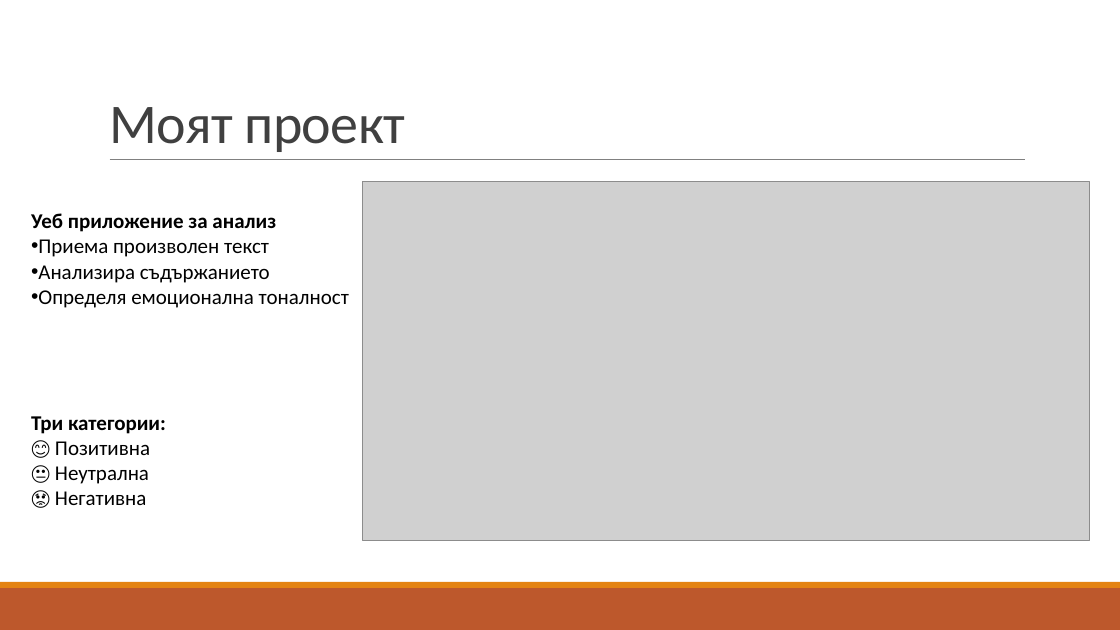
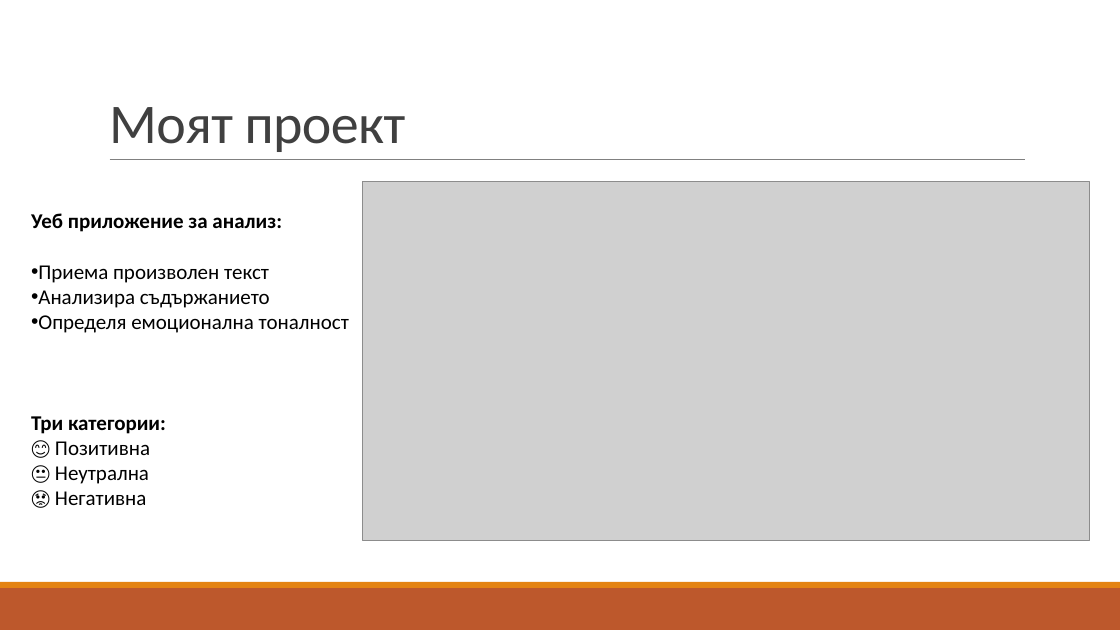
Before and after one commit to pgee-dzi2024/ThemePP_2605, a slide deck: slide 4 of DR/защита.pptx. Drawn at 1120x630 pixels with LibreOffice and Linux fonts; fonts in the diff are those of the drawing; grey boxes stand for pictures. Boxes give left, top, right and bottom in pixels: in the first picture for what was removed or moved away, otherwise in the second. Text is boxed around its words. In the diff, an @@ line names an element or a change of style, - is before the commit and + after.

```diff
--- a/DR/защита.pptx
+++ b/DR/защита.pptx
@@ text at (31, 213, 282, 232): text changed @@
-Уеб приложение за анализ
+Уеб приложение за анализ:
```
Also in this commit, not shown: 1 other slide changed.
